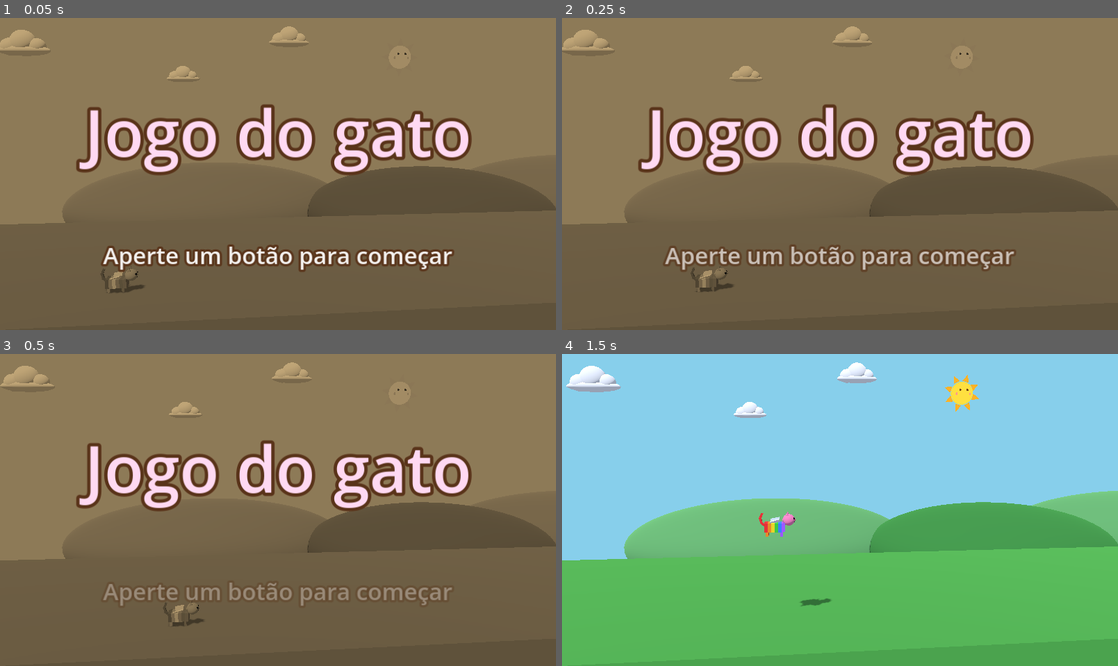
Above: before the commit, frames 1-4 (two rows, left to right).
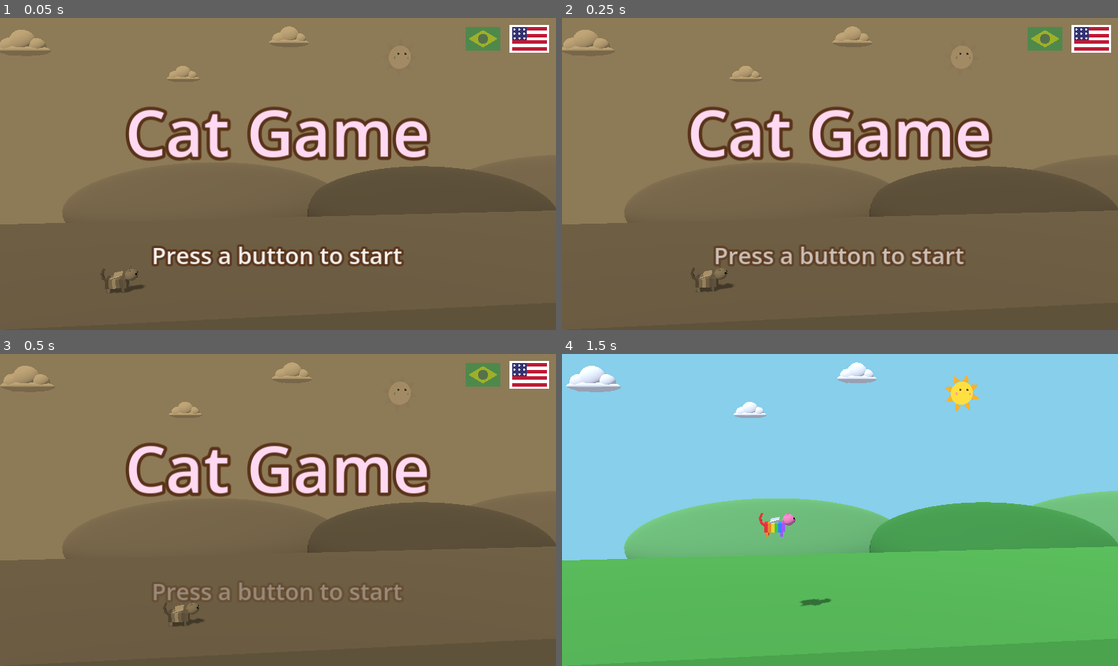
Above: after the commit, the same moments.

Repository: RangelReale/kid-catgame-3d-ai
Game: Godot game, scene res://scenes/main.tscn
Two runs of this game, one before a commit and one after it. Both use one fixed random seed, a clock stepped at 60 frames per second and the inputs below. Sound files missing from this copy of the repository are replaced by a short silence.
Inputs (mouse positions are in pixels of both pictures, inside the frame that each line leads up to):
- Up to frame 1 (0.05 s): no input
- Up to frame 2 (0.25 s): no input
- Up to frame 3 (0.5 s): no input
- Up to frame 4 (1.5 s): tap Enter at 0.5, 0.8, 1.35 s; move the mouse to (962, 494) at 0.52 s; hold Right (move_right) 0.53-1.28 s; hold L (change_language, bound only after the commit) 0.53-1.28 s; click (962, 494) at 0.67 s; tap Space (jump) at 0.77, 1.07 s; move the mouse to (728, 525) at 1.27 s; hold Down (move_down) from 1.28 s (still down); click (728, 525) at 1.42 s

The runs differ from the first frame. In frame 1, 12% of the frame differs, in the area x 13-99%, y 2-82%; in frame 2, 11%; in frame 3, 10%; in frame 4, nothing differs.

Commit message:
Traduz o jogo para inglês e permite trocar o idioma
Traz a tradução do jogo 2D. O jogo abre no idioma do aparelho (português
ou inglês; outros caem em inglês). Na tela de início, as bandeiras do
Brasil e dos Estados Unidos, a tecla L e o botão de voltar do controle
trocam o idioma, que fica salvo em user://settings.cfg. No óculos, B ou Y
trocam o idioma, e as palavras da maquete e o "Fase N" mudam junto.

Aqui Language é uma classe estática e não um autoload, porque os testes
compilam os scripts do jogo antes de o Godot criar os autoloads.

Co-Authored-By: Claude Opus 5.5 <noreply@anthropic.com>
Claude-Session: https://claude.ai/code/session_01Dpj6hJwyCRvAZ6rRApvBFX

Diff:
--- /dev/null
+++ b/assets/translations/strings.csv
@@ -0,0 +1,9 @@
+keys,pt_BR,en
+TITLE,Jogo do gato,Cat Game
+PRESS_TO_START,Aperte um botão para começar,Press a button to start
+YOU_WON,Você venceu!,You won!
+MADE_BY,Feito por,Made by
+DAUGHTER,Filha,Daughter
+FATHER,Pai,Dad
+PRESS_TO_GO_BACK,Aperte um botão para voltar,Press a button to go back
+LEVEL,Fase %d,Level %d
--- a/project.godot
+++ b/project.godot
@@ -14,6 +14,10 @@
 run/main_scene="res://scenes/main.tscn"
 config/features=PackedStringArray("4.7", "GL Compatibility")
 config/icon="res://assets/icons/icon.png"
+config/name_localized={
+"en": "Cat Game 3D",
+"pt_BR": "Jogo do gato 3D"
+}
 
 [display]
 
@@ -177,6 +181,12 @@
 , Object(InputEventKey,"resource_local_to_scene":false,"resource_name":"","device":-1,"window_id":0,"alt_pressed":false …(185 unchanged characters)…
 ]
 }
+change_language={
+"deadzone": 0.5,
+"events": [Object(InputEventKey,"resource_local_to_scene":false,"resource_name":"","device":-1,"window_id":0,"alt_pressed":false,"shift_pressed":false,"ctrl_pressed":false,"meta_pressed":false,"pressed":false,"keycode":0,"physical_keycode":76,"key_label":0,"unicode":0,"location":0,"echo":false,"script":null)
+, Object(InputEventJoypadButton,"resource_local_to_scene":false,"resource_name":"","device":-1,"button_index":4,"pressure":0.0,"pressed":true,"script":null)
+]
+}
 go_to_next_level={
 "deadzone": 0.5,
 "events": [Object(InputEventKey,"resource_local_to_scene":false,"resource_name":"","device":-1,"window_id":0,"alt_press …(190 unchanged characters)…
@@ -191,6 +201,11 @@
 , Object(InputEventKey,"resource_local_to_scene":false,"resource_name":"","device":-1,"window_id":0,"alt_pressed":false …(186 unchanged characters)…
 ]
 }
+
+[internationalization]
+
+locale/translations=PackedStringArray("res://assets/translations/strings.en.translation", "res://assets/translations/strings.pt_BR.translation")
+locale/fallback="en"
 
 [rendering]
 
--- a/scenes/ending/ending.tscn
+++ b/scenes/ending/ending.tscn
@@ -39,7 +39,7 @@
 theme_override_colors/font_outline_color = Color(0.35, 0.2, 0.1, 1)
 theme_override_constants/outline_size = 12
 theme_override_font_sizes/font_size = 52
-text = "Você venceu!"
+text = "YOU_WON"
 horizontal_alignment = 1
 vertical_alignment = 1
 
@@ -59,7 +59,7 @@
 theme_override_colors/font_outline_color = Color(0.35, 0.2, 0.1, 1)
 theme_override_constants/outline_size = 8
 theme_override_font_sizes/font_size = 20
-text = "Feito por"
+text = "MADE_BY"
 horizontal_alignment = 1
 
 [node name="Daughter" type="Label" parent="Visual/Credits"]
@@ -68,7 +68,7 @@
 theme_override_colors/font_outline_color = Color(0.35, 0.2, 0.1, 1)
 theme_override_constants/outline_size = 8
 theme_override_font_sizes/font_size = 32
-text = "Filha"
+text = "DAUGHTER"
 horizontal_alignment = 1
 
 [node name="Father" type="Label" parent="Visual/Credits"]
@@ -77,7 +77,7 @@
 theme_override_colors/font_outline_color = Color(0.35, 0.2, 0.1, 1)
 theme_override_constants/outline_size = 8
 theme_override_font_sizes/font_size = 32
-text = "Pai"
+text = "FATHER"
 horizontal_alignment = 1
 
 [node name="Press" type="Label" parent="Visual"]
@@ -95,6 +95,6 @@
 theme_override_colors/font_outline_color = Color(0.35, 0.2, 0.1, 1)
 theme_override_constants/outline_size = 8
 theme_override_font_sizes/font_size = 20
-text = "Aperte um botão para voltar"
+text = "PRESS_TO_GO_BACK"
 horizontal_alignment = 1
 vertical_alignment = 1
--- /dev/null
+++ b/scenes/language/language.gd
@@ -0,0 +1,49 @@
+class_name Language
+extends RefCounted
+
+## The language the game speaks. When it changes, Godot sends
+## `NOTIFICATION_TRANSLATION_CHANGED` to every node, and the words on the
+## screen change by themselves.
+##
+## A static class and not an autoload: the test scripts compile the game's
+## scripts before Godot adds the autoloads.
+
+## The languages the game speaks, in the order the language key goes through
+## them.
+const LOCALES: Array[String] = ["pt_BR", "en"]
+const SETTINGS_PATH := "user://settings.cfg"
+
+
+## Uses the language chosen last time. The first time, Godot has already
+## picked the device's language, or English when the game does not speak it.
+static func load_saved() -> void:
+	var settings := ConfigFile.new()
+	if settings.load(SETTINGS_PATH) == OK:
+		var saved: String = settings.get_value("game", "language", "")
+		if saved in LOCALES:
+			TranslationServer.set_locale(saved)
+
+
+## The language in use, as one of `LOCALES`.
+static func current() -> String:
+	var locale := TranslationServer.get_locale()
+	for known in LOCALES:
+		if TranslationServer.compare_locales(locale, known) >= 5:
+			return known
+	return "en"
+
+
+## Changes the language and remembers it for the next time.
+static func choose(locale: String) -> void:
+	if locale == current():
+		return
+	TranslationServer.set_locale(locale)
+	var settings := ConfigFile.new()
+	settings.load(SETTINGS_PATH)
+	settings.set_value("game", "language", locale)
+	settings.save(SETTINGS_PATH)
+
+
+## Goes to the next language in `LOCALES`.
+static func choose_next() -> void:
+	choose(LOCALES[(LOCALES.find(current()) + 1) % LOCALES.size()])
--- /dev/null
+++ b/scenes/language_flag/language_flag.gd
@@ -0,0 +1,70 @@
+class_name LanguageFlag
+extends Control
+
+## Emitted when someone clicks or touches the flag.
+signal pressed
+
+## The language this flag stands for: "pt_BR" shows Brazil's flag and "en"
+## the flag of the United States.
+@export var locale: String = "pt_BR"
+## How see-through the flag is while its language is not in use.
+@export var unselected_alpha: float = 0.45
+
+var selected: bool = false:
+	set(value):
+		selected = value
+		if _visual == null:
+			return
+		_visual.modulate.a = 1.0 if selected else unselected_alpha
+		_visual.queue_redraw()
+
+@onready var _visual: Control = $Visual
+
+
+func _ready() -> void:
+	_visual.draw.connect(_draw_flag)
+	selected = selected
+
+
+func _gui_input(event: InputEvent) -> void:
+	var mouse := event as InputEventMouseButton
+	if mouse != null and mouse.pressed and mouse.button_index == MOUSE_BUTTON_LEFT:
+		accept_event()
+		pressed.emit()
+
+
+func _draw_flag() -> void:
+	var rect := Rect2(Vector2.ZERO, _visual.size)
+	if locale == "pt_BR":
+		_draw_brazil(rect)
+	else:
+		_draw_united_states(rect)
+	if selected:
+		_visual.draw_rect(rect.grow(1.0), Color.WHITE, false, 2.0)
+
+
+func _draw_brazil(rect: Rect2) -> void:
+	_visual.draw_rect(rect, Color(0.0, 0.61, 0.23))
+	var center := rect.get_center()
+	var half := rect.size * Vector2(0.42, 0.38)
+	_visual.draw_colored_polygon(PackedVector2Array([
+			center + Vector2(0, -half.y), center + Vector2(half.x, 0),
+			center + Vector2(0, half.y), center + Vector2(-half.x, 0)]),
+			Color(1.0, 0.87, 0.0))
+	_visual.draw_circle(center, rect.size.y * 0.22, Color(0.0, 0.15, 0.46))
+
+
+func _draw_united_states(rect: Rect2) -> void:
+	const STRIPES := 7
+	var stripe_height := rect.size.y / STRIPES
+	for index in STRIPES:
+		var color := Color(0.75, 0.1, 0.2) if index % 2 == 0 else Color.WHITE
+		_visual.draw_rect(Rect2(rect.position.x, rect.position.y + index * stripe_height,
+				rect.size.x, stripe_height), color)
+	var canton := Rect2(rect.position, Vector2(rect.size.x * 0.42, stripe_height * 4))
+	_visual.draw_rect(canton, Color(0.2, 0.2, 0.45))
+	# A few white dots stand for the stars.
+	for row in 3:
+		for column in 3:
+			var dot := canton.position + canton.size * Vector2((column + 0.5) / 3.0, (row + 0.5) / 3.0)
+			_visual.draw_circle(dot, 0.9, Color.WHITE)
--- /dev/null
+++ b/scenes/language_flag/language_flag.tscn
@@ -0,0 +1,20 @@
+[gd_scene load_steps=2 format=3]
+
+[ext_resource type="Script" path="res://scenes/language_flag/language_flag.gd" id="1_flag"]
+
+[node name="LanguageFlag" type="Control"]
+custom_minimum_size = Vector2(30, 20)
+layout_mode = 3
+anchors_preset = 0
+offset_right = 30.0
+offset_bottom = 20.0
+script = ExtResource("1_flag")
+
+[node name="Visual" type="Control" parent="."]
+layout_mode = 1
+anchors_preset = 15
+anchor_right = 1.0
+anchor_bottom = 1.0
+grow_horizontal = 2
+grow_vertical = 2
+mouse_filter = 2
--- a/scenes/main.gd
+++ b/scenes/main.gd
@@ -38,9 +38,10 @@
 @onready var _ending: CanvasLayer = $Ending
 
 
-## The game opens on the title. `godot --path . -- --level 3` skips it and
+## The game opens on the title, in the language chosen last time. `godot --path . -- --level 3` skips it and
 ## starts at the third level, to test it quickly.
 func _ready() -> void:
+	Language.load_saved()
 	_title_screen.start_requested.connect(_start_game)
 	_ending.finished.connect(_show_title)
 	var args := OS.get_cmdline_user_args()
@@ -202,6 +203,7 @@
 	_ending.credits_done.connect(_rig.captions.show_press_back)
 	_rig.controls.button_pressed.connect(_on_headset_button)
 	_rig.controls.level_mode_changed.connect(_update_level_mode.unbind(1))
+	_rig.controls.language_pressed.connect(_on_headset_language_button)
 
 
 ## In the headset, shows the level number while the thumbstick changes
@@ -217,6 +219,12 @@
 		_title_screen.press()
 	elif _state == State.ENDING:
 		_ending.press()
+
+
+## On the title, B or Y changes the language, like the L key.
+func _on_headset_language_button() -> void:
+	if _state == State.TITLE:
+		Language.choose_next()
 
 
 func _on_goal_reached() -> void:
--- a/scenes/title_screen/title_screen.gd
+++ b/scenes/title_screen/title_screen.gd
@@ -2,7 +2,8 @@
 extends CanvasLayer
 
 ## The game's name over levels that play by themselves, with a beeping tune.
-## Any key or button starts the game.
+## Any key or button starts the game. Two flags in the top corner change the
+## language, and so does the `change_language` action.
 
 ## Emitted when someone presses any key or button, or touches the screen.
 signal start_requested
@@ -25,6 +26,7 @@
 @onready var _visual: Control = $Visual
 @onready var _press_label: Label = $Visual/Press
 @onready var _music: AudioStreamPlayer = $Music
+@onready var _flags: Array[Node] = $Visual/Languages.get_children()
 
 
 func _ready() -> void:
@@ -36,6 +38,19 @@
 	visibility_changed.connect(_update_music)
 	_update_music()
 	_update_overlay()
+	for flag: LanguageFlag in _flags:
+		flag.pressed.connect(Language.choose.bind(flag.locale))
+	_update_flags()
+
+
+func _notification(what: int) -> void:
+	if what == NOTIFICATION_TRANSLATION_CHANGED and is_node_ready():
+		_update_flags()
+
+
+func _update_flags() -> void:
+	for flag: LanguageFlag in _flags:
+		flag.selected = flag.locale == Language.current()
 
 
 func _update_music() -> void:
@@ -51,9 +66,25 @@
 
 
 func _unhandled_input(event: InputEvent) -> void:
-	if visible and is_start_event(event):
+	if not visible:
+		return
+	if event.is_action_pressed("change_language"):
+		get_viewport().set_input_as_handled()
+		Language.choose_next()
+		return
+	if is_start_event(event) and not _is_on_flag(event):
 		get_viewport().set_input_as_handled()
 		press()
+
+
+## True when a finger touches a language flag. The flag itself takes care of
+## it, so the game does not start.
+func _is_on_flag(event: InputEvent) -> bool:
+	if not overlay_visible or not event is InputEventScreenTouch:
+		return false
+	var position := (event as InputEventScreenTouch).position
+	return _flags.any(func(flag: Node) -> bool:
+			return (flag as Control).get_global_rect().has_point(position))
 
 
 ## Someone pressed a button: starts the game. The headset calls it for its
@@ -69,6 +100,8 @@
 static func is_start_event(event: InputEvent) -> bool:
 	if not event.is_pressed() or event.is_echo():
 		return false
+	if event.is_action(&"change_language"):
+		return false
 	if event is InputEventKey:
 		var key := event as InputEventKey
 		if key.unicode != 0 or key.keycode in [KEY_ENTER, KEY_KP_ENTER]:
--- a/scenes/title_screen/title_screen.tscn
+++ b/scenes/title_screen/title_screen.tscn
@@ -1,8 +1,9 @@
-[gd_scene load_steps=5 format=3]
+[gd_scene load_steps=6 format=3]
 
 [ext_resource type="Script" path="res://scenes/title_screen/title_screen.gd" id="1_title"]
 [ext_resource type="Shader" path="res://scenes/sepia/sepia.gdshader" id="2_sepia"]
 [ext_resource type="AudioStream" path="res://assets/music/title.wav" id="3_music"]
+[ext_resource type="PackedScene" path="res://scenes/language_flag/language_flag.tscn" id="4_flag"]
 
 [sub_resource type="ShaderMaterial" id="ShaderMaterial_sepia"]
 shader = ExtResource("2_sepia")
@@ -40,7 +41,7 @@
 theme_override_colors/font_outline_color = Color(0.35, 0.2, 0.1, 1)
 theme_override_constants/outline_size = 12
 theme_override_font_sizes/font_size = 56
-text = "Jogo do gato"
+text = "TITLE"
 horizontal_alignment = 1
 vertical_alignment = 1
 
@@ -58,9 +59,31 @@
 theme_override_colors/font_outline_color = Color(0.35, 0.2, 0.1, 1)
 theme_override_constants/outline_size = 8
 theme_override_font_sizes/font_size = 20
-text = "Aperte um botão para começar"
+text = "PRESS_TO_START"
 horizontal_alignment = 1
 vertical_alignment = 1
+
+[node name="Languages" type="HBoxContainer" parent="Visual"]
+layout_mode = 1
+anchors_preset = 1
+anchor_left = 1.0
+anchor_right = 1.0
+offset_left = -78.0
+offset_top = 8.0
+offset_right = -8.0
+offset_bottom = 28.0
+grow_horizontal = 0
+mouse_filter = 2
+theme_override_constants/separation = 10
+alignment = 2
+
+[node name="Portuguese" parent="Visual/Languages" instance=ExtResource("4_flag")]
+layout_mode = 2
+locale = "pt_BR"
+
+[node name="English" parent="Visual/Languages" instance=ExtResource("4_flag")]
+layout_mode = 2
+locale = "en"
 
 [node name="Music" type="AudioStreamPlayer" parent="."]
 stream = ExtResource("3_music")
--- a/scenes/xr/captions.gd
+++ b/scenes/xr/captions.gd
@@ -15,6 +15,7 @@
 @export var credits_end_y: float = 1.2
 
 var _blink_tween: Tween
+var _level_number: int = 1
 var _ending_tween: Tween
 
 @onready var _title: Node3D = $Visual/Title
@@ -30,7 +31,12 @@
 	hide_all()
 
 
-## Shows "Jogo do gato" and blinks "press a button to start".
+func _notification(what: int) -> void:
+	if what == NOTIFICATION_TRANSLATION_CHANGED and is_node_ready():
+		_update_level_mode_text()
+
+
+## Shows the game's name and blinks "press a button to start".
 func show_title() -> void:
 	hide_all()
 	_title.show()
@@ -61,7 +67,12 @@
 ## changes levels.
 func show_level_mode(on: bool, number: int) -> void:
 	_level_mode.visible = on
-	_level_mode.text = "<   Fase %d   >" % number
+	_level_number = number
+	_update_level_mode_text()
+
+
+func _update_level_mode_text() -> void:
+	_level_mode.text = "<   %s   >" % (tr("LEVEL") % _level_number)
 
 
 func hide_all() -> void:
--- a/scenes/xr/captions.tscn
+++ b/scenes/xr/captions.tscn
@@ -34,7 +34,7 @@
 outline_render_priority = 19
 modulate = Color(1, 0.85, 0.95, 1)
 outline_modulate = Color(0.35, 0.2, 0.1, 1)
-text = "Jogo do gato"
+text = "TITLE"
 font_size = 96
 outline_size = 24
 
@@ -46,7 +46,7 @@
 outline_render_priority = 19
 modulate = Color(1, 1, 1, 1)
 outline_modulate = Color(0.35, 0.2, 0.1, 1)
-text = "Aperte um botão para começar"
+text = "PRESS_TO_START"
 font_size = 48
 outline_size = 14
 
@@ -59,7 +59,7 @@
 outline_render_priority = 19
 modulate = Color(1, 0.95, 0.5, 1)
 outline_modulate = Color(0.35, 0.2, 0.1, 1)
-text = "<   Fase 1   >"
+text = "<   LEVEL   >"
 font_size = 56
 outline_size = 16
 
@@ -73,7 +73,7 @@
 outline_render_priority = 19
 modulate = Color(1, 0.95, 0.5, 1)
 outline_modulate = Color(0.35, 0.2, 0.1, 1)
-text = "Você venceu!"
+text = "YOU_WON"
 font_size = 88
 outline_size = 22
 
@@ -88,7 +88,7 @@
 outline_render_priority = 19
 modulate = Color(1, 1, 1, 1)
 outline_modulate = Color(0.35, 0.2, 0.1, 1)
-text = "Feito por"
+text = "MADE_BY"
 font_size = 48
 outline_size = 14
 
@@ -100,7 +100,7 @@
 outline_render_priority = 19
 modulate = Color(1, 0.85, 0.95, 1)
 outline_modulate = Color(0.35, 0.2, 0.1, 1)
-text = "Filha"
+text = "DAUGHTER"
 font_size = 80
 outline_size = 20
 
@@ -112,7 +112,7 @@
 outline_render_priority = 19
 modulate = Color(0.8, 0.95, 1, 1)
 outline_modulate = Color(0.35, 0.2, 0.1, 1)
-text = "Pai"
+text = "FATHER"
 font_size = 80
 outline_size = 20
 
@@ -124,7 +124,7 @@
 outline_render_priority = 19
 modulate = Color(1, 1, 1, 1)
 outline_modulate = Color(0.35, 0.2, 0.1, 1)
-text = "Aperte um botão para voltar"
+text = "PRESS_TO_GO_BACK"
 font_size = 48
 outline_size = 14
 
--- a/scenes/xr/xr_input.gd
+++ b/scenes/xr/xr_input.gd
@@ -8,6 +8,8 @@
 ## A click of the right thumbstick turns the level mode on and off. In it,
 ## left and right on a thumbstick go to the previous and the next level, like
 ## the - and + keys, instead of walking.
+##
+## B or Y changes the language on the title, like the L key.
 
 ## How far the thumbstick must be pushed to count, like the dead zone of the
 ## actions in project.godot.
@@ -18,12 +20,16 @@
 const FACE_BUTTON := "ax_button"
 ## The click of the thumbstick, pressed down like a button.
 const STICK_CLICK := "primary_click"
+## The B button on the right controller and the Y button on the left one.
+const LANGUAGE_BUTTON := "by_button"
 
 ## Emitted when a jump button, A, X or a trigger goes down. The title and
 ## the ending listen to it, since pressed actions send no input events.
 signal button_pressed
 ## Emitted when a click of the right thumbstick turns the level mode on or off.
 signal level_mode_changed(on: bool)
+## Emitted when B or Y goes down.
+signal language_pressed
 
 @export var controllers: Array[XRController3D] = []
 
@@ -39,6 +45,8 @@
 ## Which way the thumbstick was pushed in level mode: -1, 0 or 1. One push
 ## changes one level; the stick must come back before the next one.
 var _level_push: int = 0
+## True while B or Y is down.
+var _language_button: bool = false
 
 
 func _process(_delta: float) -> void:
@@ -46,6 +54,7 @@
 	var jump := false
 	var x_button := false
 	var stick_click := false
+	var language_button := false
 	for controller in controllers:
 		if controller == null or not controller.get_is_active():
 			continue
@@ -62,6 +71,11 @@
 				jump = true
 		if controller.tracker == &"right_hand" and controller.is_button_pressed(STICK_CLICK):
 			stick_click = true
+		if controller.is_button_pressed(LANGUAGE_BUTTON):
+			language_button = true
+	if language_button and not _language_button:
+		language_pressed.emit()
+	_language_button = language_button
 	if stick_click and not _stick_click:
 		level_mode = not level_mode
 		level_mode_changed.emit(level_mode)
--- a/tools/tests/flow_test.gd
+++ b/tools/tests/flow_test.gd
@@ -17,6 +17,7 @@
 
 func _run() -> void:
 	_test_start_events()
+	await _test_language()
 	await _test_flow()
 	# The audio server lets go of the sounds that were playing a moment later.
 	for frame in 20:
@@ -45,6 +46,40 @@
 	wheel.button_index = MOUSE_BUTTON_WHEEL_UP
 	wheel.pressed = true
 	_check("the mouse wheel does not start", not TitleScreen.is_start_event(wheel), null)
+
+
+## The L key changes the language and does not start the game. The words of
+## the title change with it, and the flag of the language in use lights up.
+func _test_language() -> void:
+	var first := Language.current()
+	var main := MainScene.instantiate()
+	root.add_child(main)
+	await _frames(2)
+	var title: TitleScreen = main.get_node("TitleScreen")
+	var press: Label = title.get_node("Visual/Press")
+	var l_key := _key(KEY_L, 108)
+	l_key.physical_keycode = KEY_L
+	_check("the L key does not start", not TitleScreen.is_start_event(l_key), null)
+	Language.choose("pt_BR")
+	await _frames(1)
+	_check("the title speaks Portuguese", press.tr(press.text) == "Aperte um botão para começar",
+			press.tr(press.text))
+	var english: LanguageFlag = title.get_node("Visual/Languages/English")
+	english.pressed.emit()
+	await _frames(1)
+	_check("the English flag changes to English", Language.current() == "en",
+			Language.current())
+	_check("the title speaks English", press.tr(press.text) == "Press a button to start",
+			press.tr(press.text))
+	_check("the English flag lights up", english.selected, null)
+	Language.choose_next()
+	_check("the language key goes to the next language", Language.current() == "pt_BR",
+			Language.current())
+	# Puts back the language that was saved before the test.
+	Language.choose(first)
+	main.free()
+	Input.action_release("move_right")
+	Input.action_release("jump")
 
 
 func _test_flow() -> void:
--- a/tools/tests/xr_test.gd
+++ b/tools/tests/xr_test.gd
@@ -171,12 +171,12 @@
 	input.process_mode = Node.PROCESS_MODE_DISABLED
 	input.level_mode = true
 	input.level_mode_changed.emit(true)
-	_check("the box shows the level mode", label.visible and label.text.contains("Fase 1"),
+	_check("the box shows the level mode", label.visible and label.text.contains(tr("LEVEL") % 1),
 			label.text)
 	input.change_level(Vector2(0.9, 0))
 	await _frames(3)
 	_check("right goes to the next level", main._level_index == 1, main._level_index)
-	_check("the level mode shows the new level", label.text.contains("Fase 2"), label.text)
+	_check("the level mode shows the new level", label.text.contains(tr("LEVEL") % 2), label.text)
 	input.change_level(Vector2(0.9, 0))
 	await _frames(3)
 	_check("holding the push does not skip more levels", main._level_index == 1,
Not shown, added: assets/translations/strings.csv.import
Not shown, added: scenes/language/language.gd.uid
Not shown, added: scenes/language_flag/language_flag.gd.uid
Not shown, changed: CLAUDE.md
Not shown, changed: docs/02-arquitetura.md
Not shown, changed: docs/03-roteiro.md
Not shown, changed: docs/04-realidade-virtual.md
